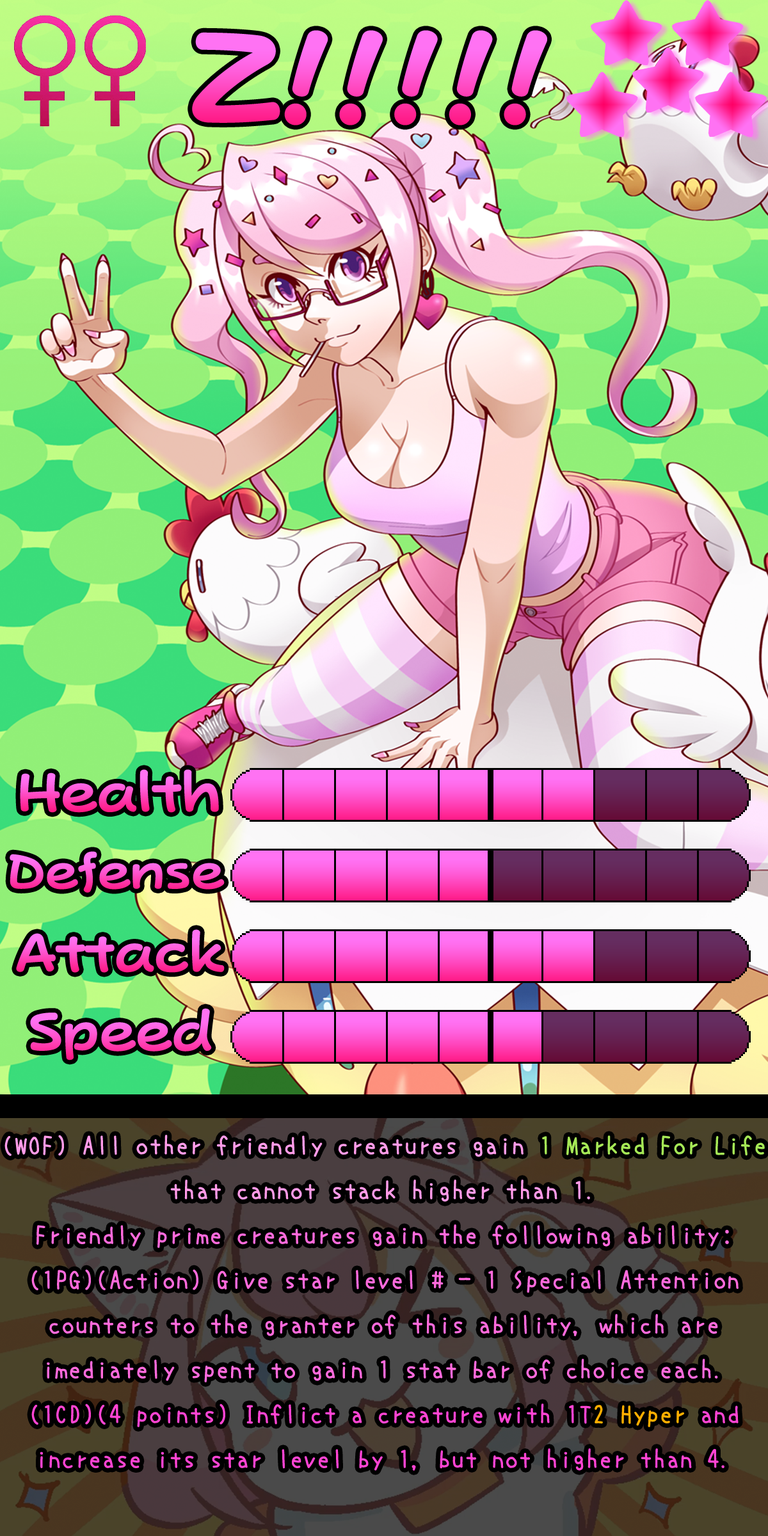
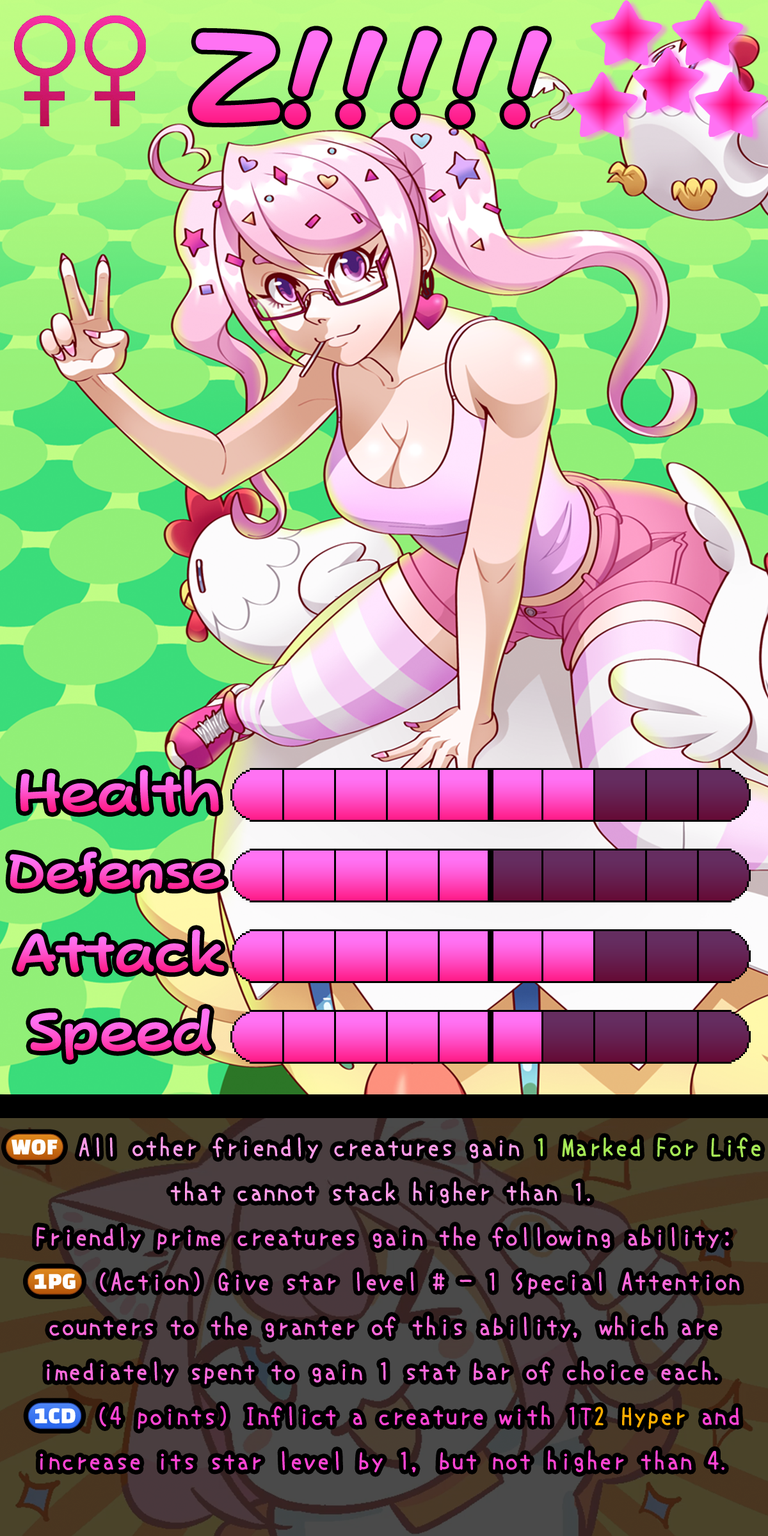
The second (768, 1536) image is a revision of the first. Changes to its layers:
painted on "Ability" over [4, 1133, 765, 1473]
